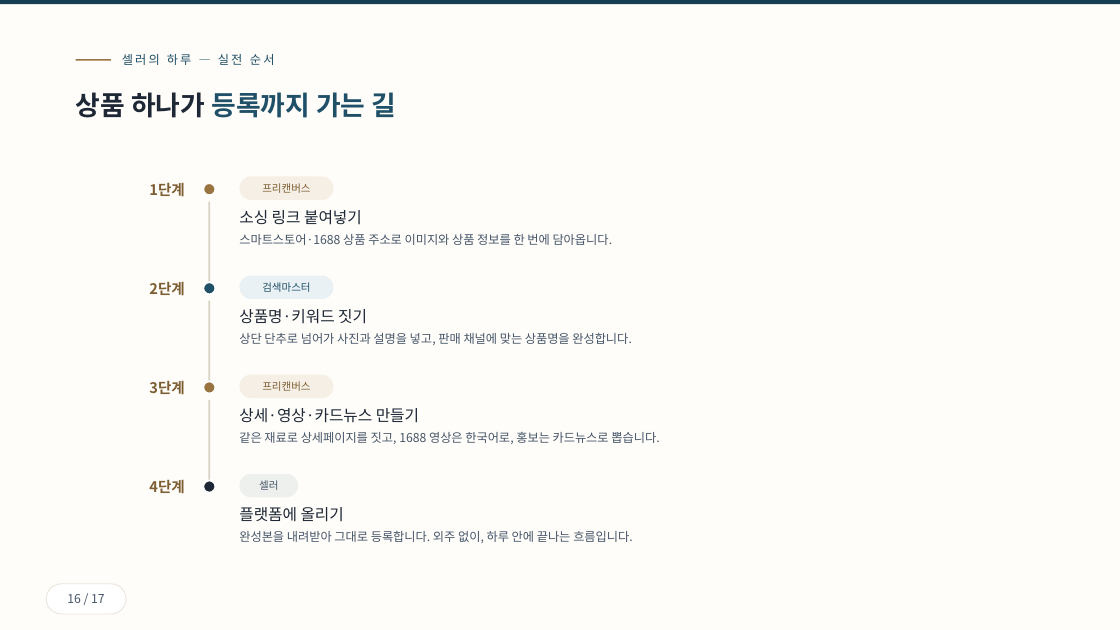
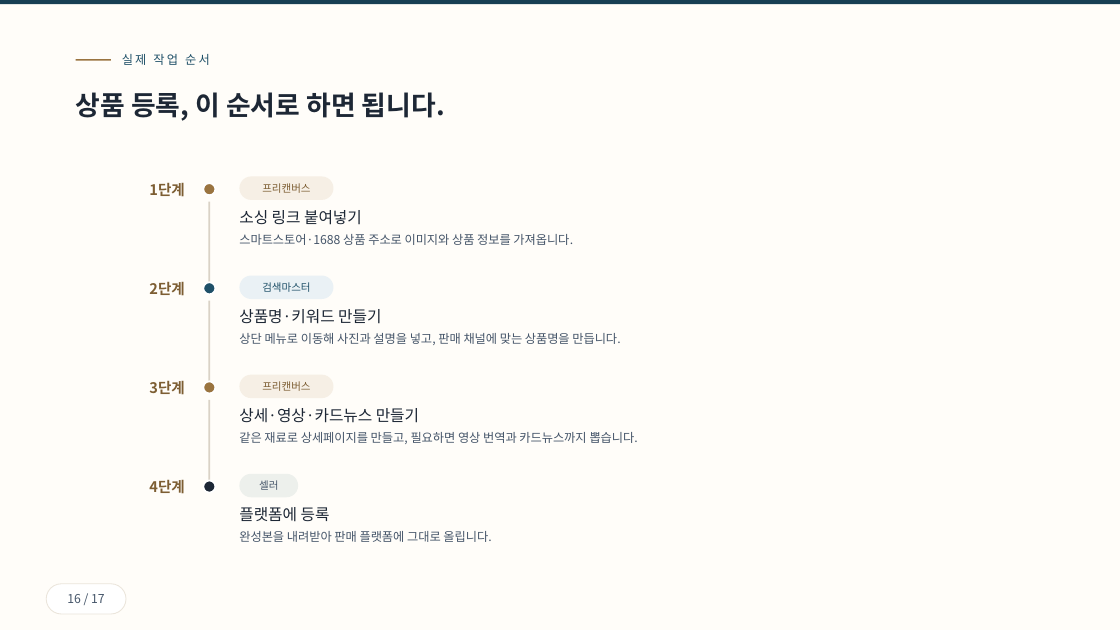
Before and after one commit to ramiteacher/searchmaster-x-freecanvas, a slide deck: slide 16 of slides.pptx. Drawn at 1120x630 pixels with LibreOffice and Linux fonts; fonts in the diff are those of the drawing. Boxes give left, top, right and bottom in pixels: in the first picture for what was removed or moved away, otherwise in the second. Text is boxed around its words. In the diff, an @@ line names an element or a change of style, - is before the commit and + after.

Commit message:
카피 전면 실용문 전환: 기능명 제목·평문 설명, 시적 표현 제거

```diff
--- a/slides.pptx
+++ b/slides.pptx
@@ text at (122,54,210,65): text changed @@
-셀러의 하루 — 실전 순서
+실제 작업 순서
@@ text at (76,92,445,121): text changed; text colour #1F5068 to #1D2735 @@
-상품 하나가 등록까지 가는 길
+상품 등록, 이 순서로 하면 됩니다.
@@ text at (239,234,573,245): text changed @@
-스마트스토어·1688 상품 주소로 이미지와 상품 정보를 한 번에 담아옵니다.
+스마트스토어·1688 상품 주소로 이미지와 상품 정보를 가져옵니다.
@@ text at (239,309,620,345): text changed @@
-상품명·키워드 짓기
-상단 단추로 넘어가 사진과 설명을 넣고, 판매 채널에 맞는 상품명을 완성합니다.
+상품명·키워드 만들기
+상단 메뉴로 이동해 사진과 설명을 넣고, 판매 채널에 맞는 상품명을 만듭니다.
@@ text at (239,432,638,444): text changed @@
-같은 재료로 상세페이지를 짓고, 1688 영상은 한국어로, 홍보는 카드뉴스로 뽑습니다.
+같은 재료로 상세페이지를 만들고, 필요하면 영상 번역과 카드뉴스까지 뽑습니다.
@@ text at (239,507,491,542): text changed @@
-플랫폼에 올리기
-완성본을 내려받아 그대로 등록합니다. 외주 없이, 하루 안에 끝나는 흐름입니다.
+플랫폼에 등록
+완성본을 내려받아 판매 플랫폼에 그대로 올립니다.
```
Also in this commit, not shown: 15 other slides changed, 1 slide added, 1 slide removed, 1 other file.
